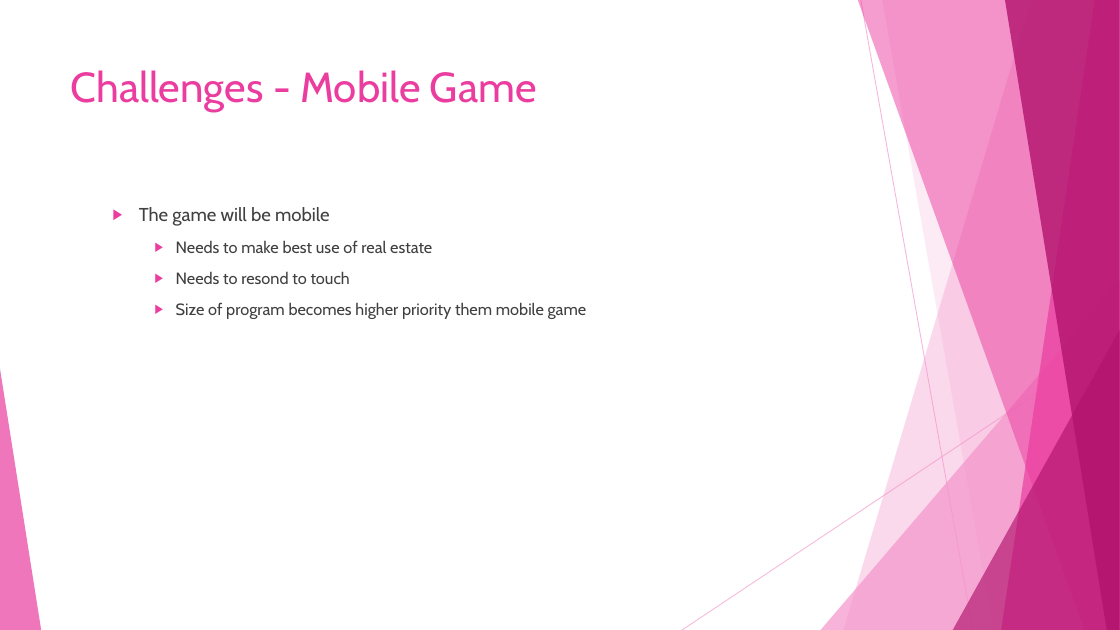
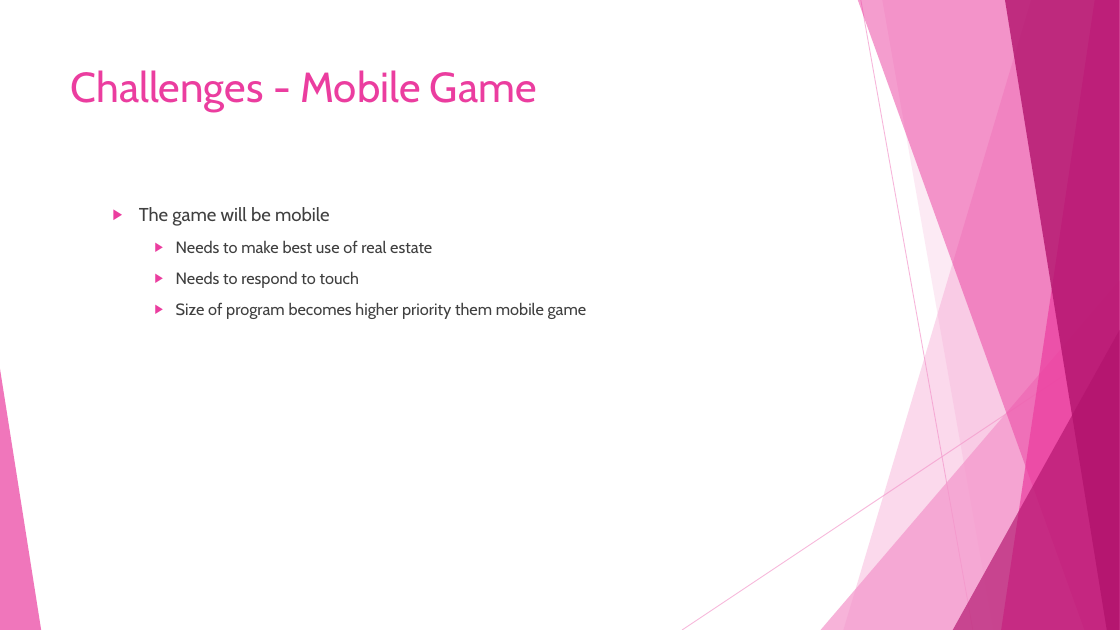
Before and after one commit to alexandraburress/488GroupProject, a slide deck: slide 12 of SchoolReport/Mobile Wizard Dress-Up Game.pptx. Drawn at 1120x630 pixels with LibreOffice and Linux fonts; fonts in the diff are those of the drawing. Boxes give left, top, right and bottom in pixels: in the first picture for what was removed or moved away, otherwise in the second. Text is boxed around its words. In the diff, an @@ line names an element or a change of style, - is before the commit and + after.

```diff
--- a/SchoolReport/Mobile Wizard Dress-Up Game.pptx
+++ b/SchoolReport/Mobile Wizard Dress-Up Game.pptx
@@ text at (176,271,359,288): text changed @@
-    ▶ Needs to resond to touch
+    ▶ Needs to respond to touch
```
Also in this commit, not shown: 4 other slides changed, 1 other file.
